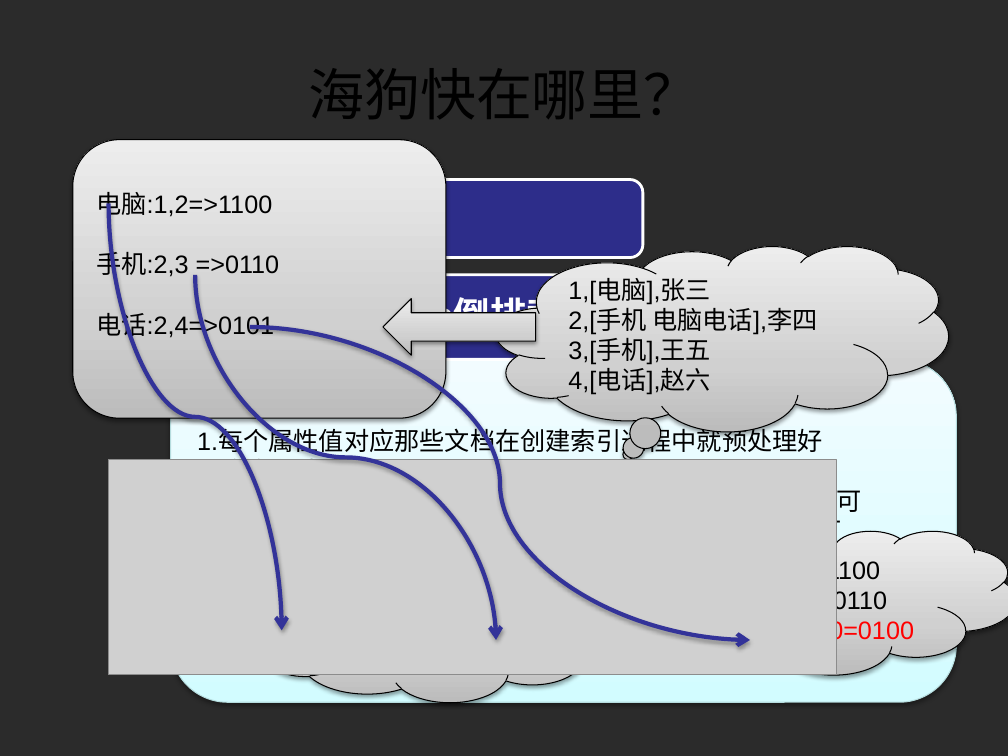
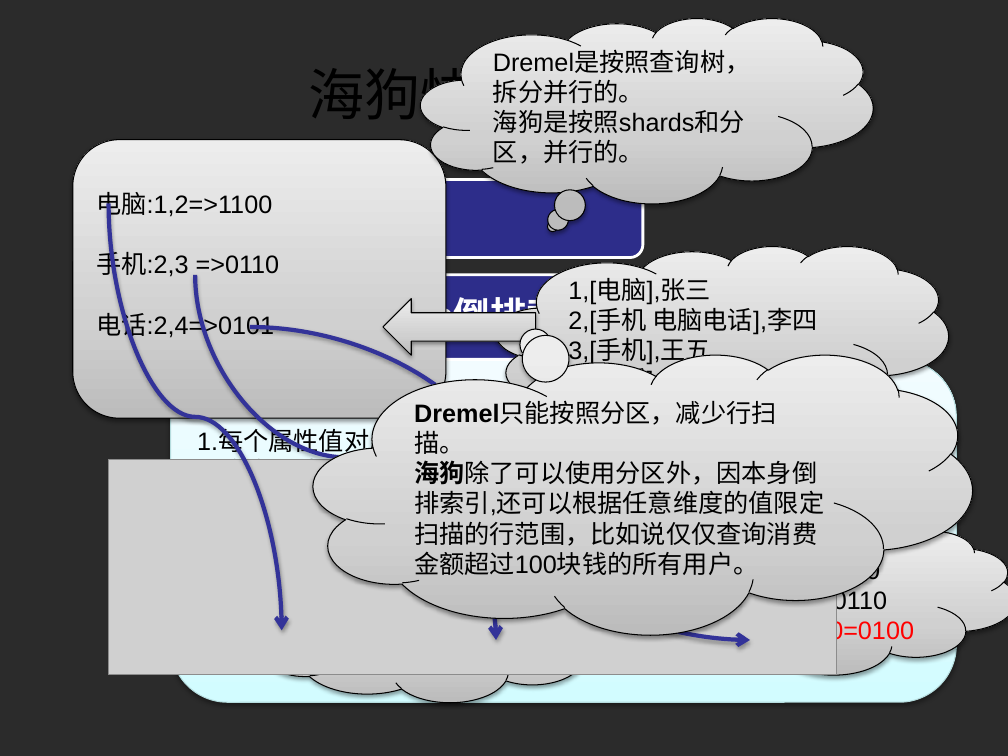
Before and after one commit to muyannian/higo, a slide deck: slide 15 of doc/higo.pptx (slide 14 before the commit). Drawn at 1008x756 pixels with LibreOffice and Linux fonts; fonts in the diff are those of the drawing; grey boxes stand for pictures; background and template pictures are left out; a plain dark background stands for a picture behind light text. Boxes give left, top, right and bottom in pixels: in the first picture for what was removed or moved away, otherwise in the second. Text is boxed around its words. In the diff, an @@ line names an element or a change of style, - is before the commit and + after.

```diff
--- a/doc/higo.pptx
+++ b/doc/higo.pptx
@@ thought cloud added at [420,18,873,204], fill gradient #BDBDBD to #D1D1D1 to #EEEEEE, outline #000000 0.75 pt, 18 pt, text #000000 @@
+Dremel是按照查询树，拆分并行的。
+海狗是按照shards和分区，并行的。
@@ thought cloud added at [313,354,973,634], fill gradient #BDBDBD to #D1D1D1 to #EEEEEE, outline #000000 0.75 pt, 18 pt, text #000000 @@
+Dremel只能按照分区，减少行扫描。
+海狗除了可以使用分区外，因本身倒排索引,还可以根据任意维度的值限定扫描的行范围，比如说仅仅查询消费金额超过100块钱的所有用户。
```
Also in this commit, not shown: 3 other slides changed, 2 slides added.
